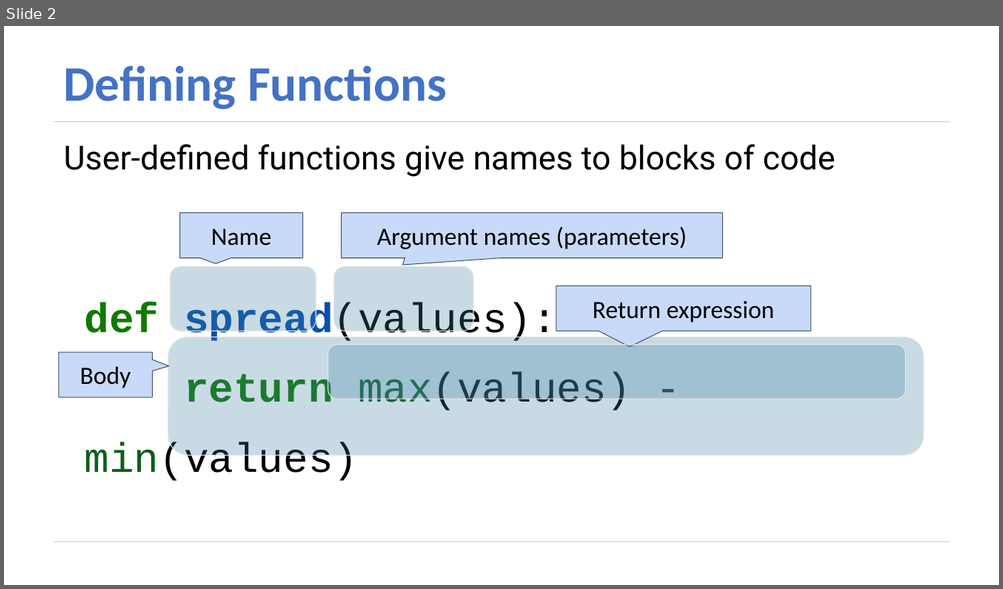
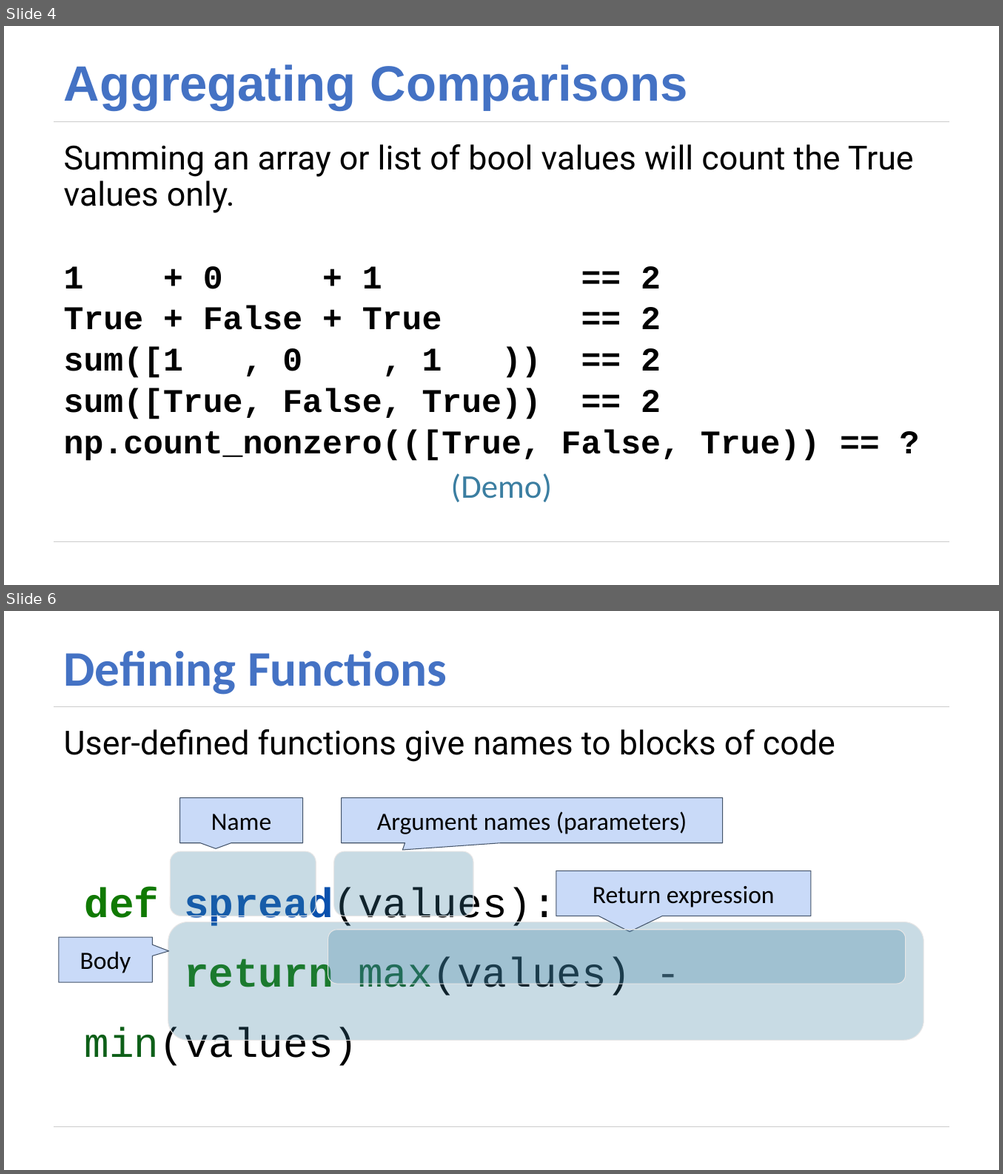
Before and after one commit to DukeCS/FoDS-s19, a slide deck: lec/05-func.pptx. Shown one above the other, each under a label of ours: slide 2 before the commit, slides 4 and 6 after it; the slides between them are not shown. The pictures are 1003x589 and 1003x1174 pixels, drawn with LibreOffice and Linux fonts; fonts in the diff are those of the drawing. Boxes give left, top, right and bottom in pixels: in the first picture for what was removed or moved away, otherwise in the second. Text is boxed around its words. In the diff, an @@ line names an element or a change of style, - is before the commit and + after.

```diff
--- a/lec/05-func.pptx
+++ b/lec/05-func.pptx
@@ slide 4 added at (4,26,999,585), background #FFFFFF; not listed: 2 template elements that a slide beside it also shows @@
@@ title added at (64,64,688,110), 48 pt, text #4472C4, bold @@
+Aggregating Comparisons
@@ text added at (64,144,913,461), 32 pt, text #000000, bold @@
+Summing an array or list of bool values will count the True values only.
+1 + 0 + 1 == 2
+True + False + True == 2
+sum([1 , 0 , 1 )) == 2
+sum([True, False, True)) == 2
+np.count_nonzero(([True, False, True)) == ?
@@ text added at (451,474,552,503), 32 pt, text #3B7EA1 @@
+(Demo)
@@ what was slide 2 is now slide 6 @@
```
Also in this commit, not shown: 1 slide changed, 4 other slides added, 25 other files.
